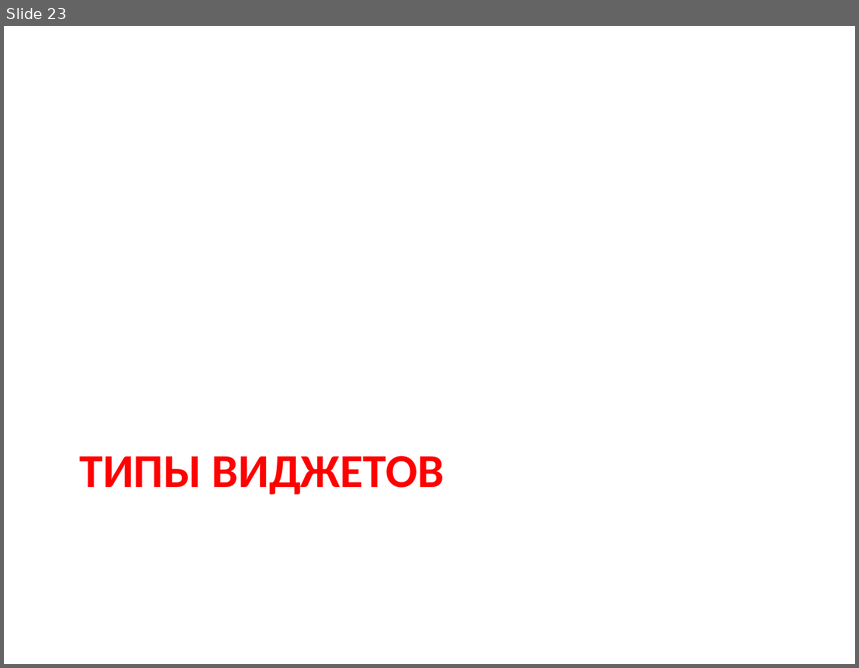
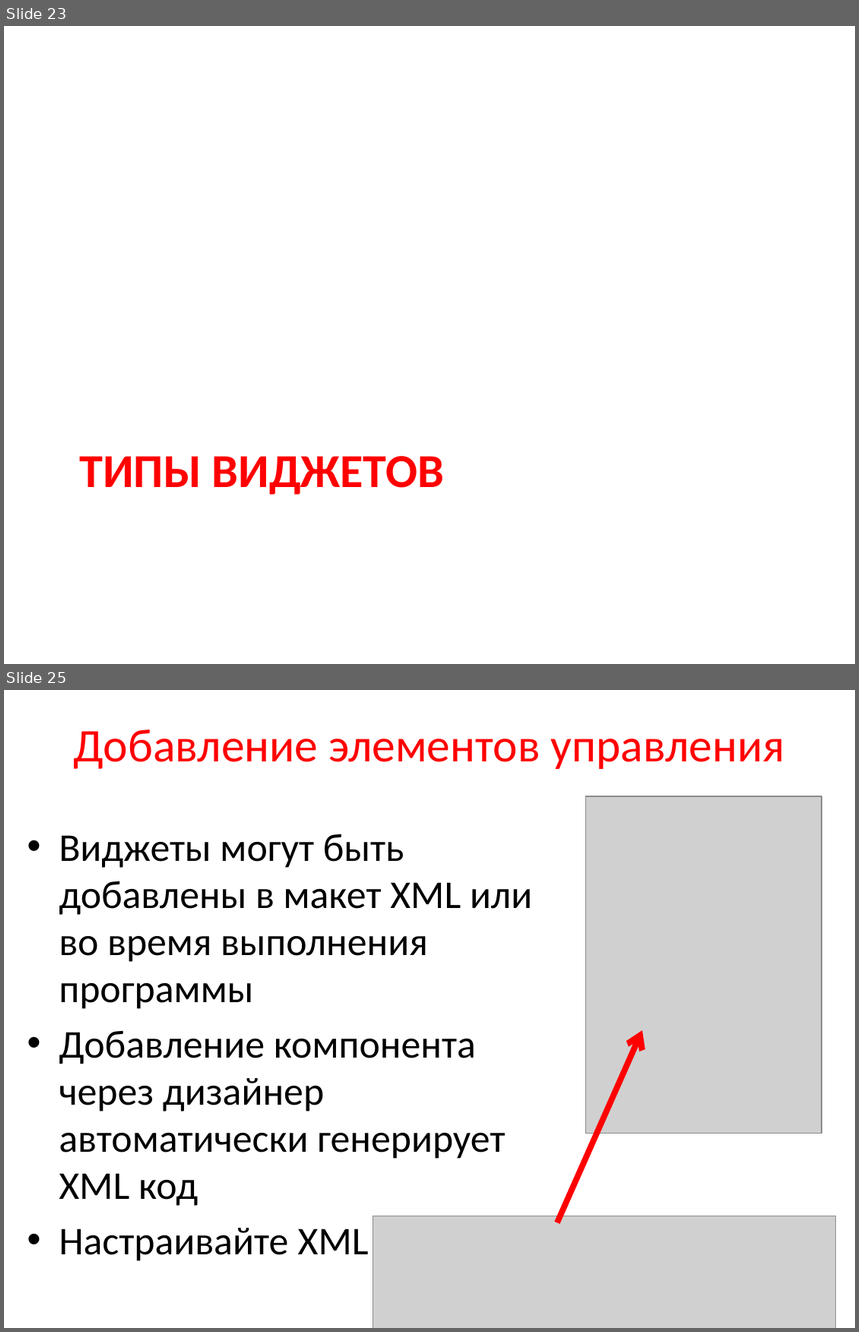
Before and after one commit to maxchv/Android, a slide deck: presentation/3_BasicUI.pptx. Shown one above the other, each under a label of ours: slide 23 before the commit, slides 23 and 25 after it; the slides between them are not shown. The pictures are 859x668 and 859x1332 pixels, drawn with LibreOffice and Linux fonts; fonts in the diff are those of the drawing; grey boxes stand for pictures. Boxes give left, top, right and bottom in pixels: in the first picture for what was removed or moved away, otherwise in the second. Text is boxed around its words. In the diff, an @@ line names an element or a change of style, - is before the commit and + after.

```diff
--- a/presentation/3_BasicUI.pptx
+++ b/presentation/3_BasicUI.pptx
@@ slide 25 added at bbox=[4, 690, 855, 1328], background #FFFFFF @@
@@ title added at bbox=[74, 730, 785, 769], 39.6 pt, text #FF0000 @@
+Добавление элементов управления
@@ picture added at bbox=[586, 796, 822, 1134] @@
@@ text added at bbox=[59, 834, 532, 1262], 33.3 pt, text #000000 @@
+• Виджеты могут быть добавлены в макет XML или во время выполнения программы
+• Добавление компонента через дизайнер автоматически генерирует XML код
+• Настраивайте XML как нужно
@@ arrow added from (557, 1223) to (642, 1030), #FF0000 5 pt @@
@@ picture added at bbox=[373, 1216, 835, 1328] @@
```
Also in this commit, not shown: 21 slides changed, 7 other slides added, 10 slides removed.
